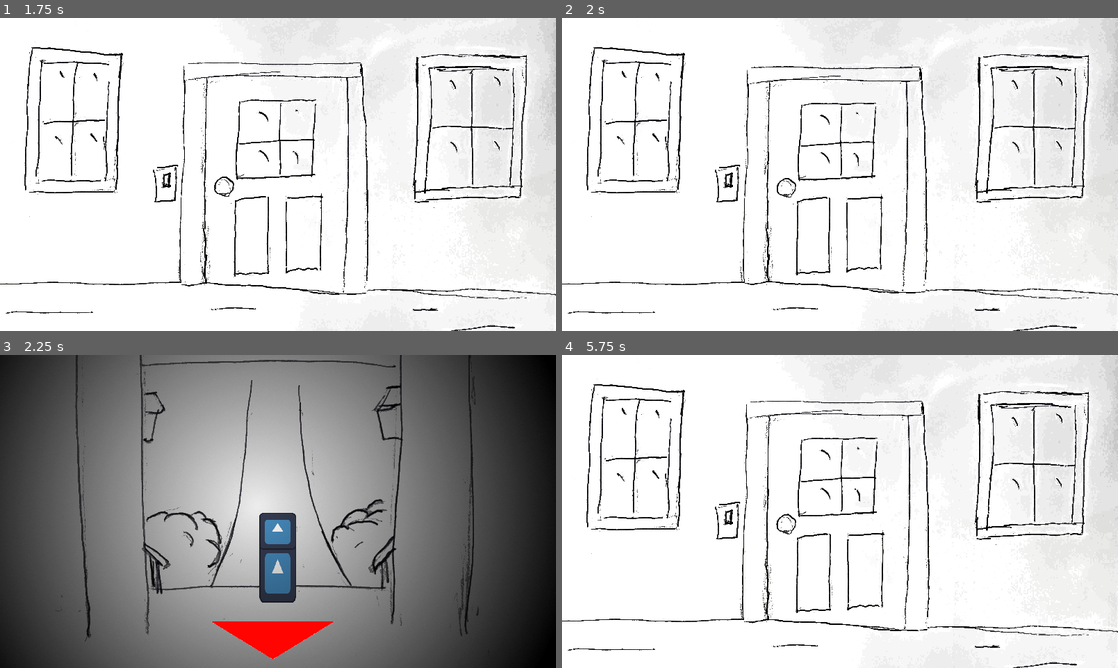
Above: before the commit, frames 1-4 (two rows, left to right).
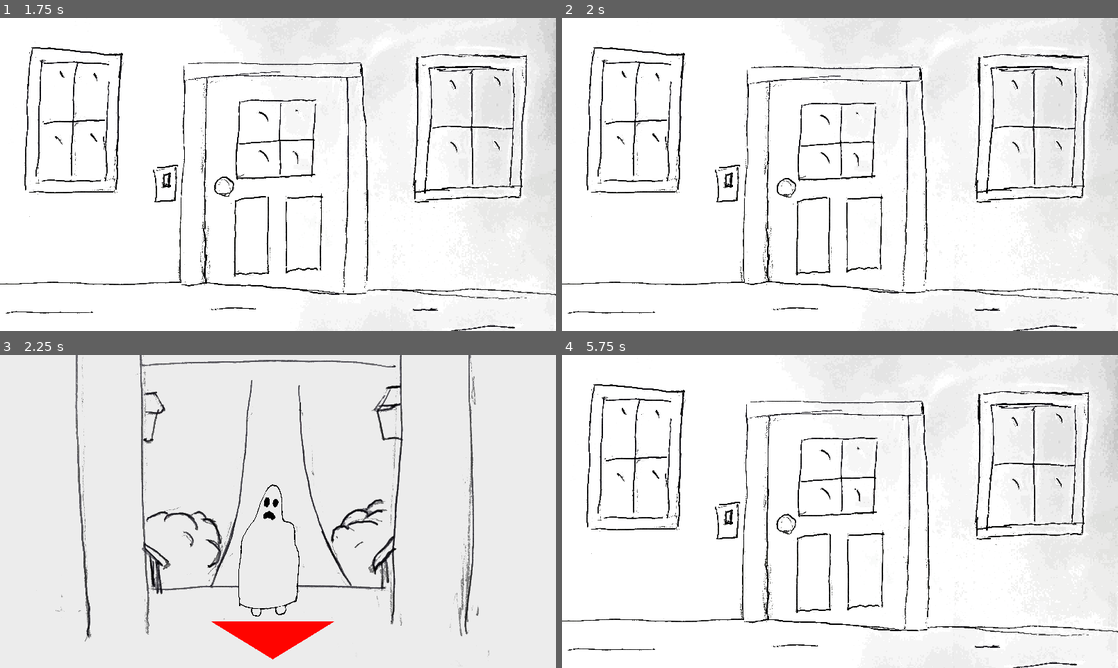
Above: after the commit, the same moments.

Repository: jaakop/TrickOrTrap
Game: Godot game, scene res://scenes/main_scene/main_scene.tscn
Two runs of this game, one before a commit and one after it. Both use one fixed random seed, a clock stepped at 60 frames per second and the inputs below. The engine's default icon, where the game draws it, is replaced by a stand-in: a white triangle on a blue panel in a dark square.
Inputs (mouse positions are in pixels of both pictures, inside the frame that each line leads up to):
- Up to frame 1 (1.75 s): click (278, 140) at 0.5 s; click (222, 187) at 1.25 s
- Up to frame 2 (2 s): no input
- Up to frame 3 (2.25 s): click (278, 477) at 2 s
- Up to frame 4 (5.75 s): tap Enter at 2.75 s; click (834, 642) at 3.5 s; click (784, 524) at 4.25 s; click (840, 477) at 5 s

Frames 1-2 are identical in both runs. In frame 3, 96% of the frame differs, in the area x 0-100%, y 0-100%; in frame 4, nothing differs.

Commit message:
Ghost sprites

Diff:
--- a/scenes/character/character_view.tscn
+++ b/scenes/character/character_view.tscn
@@ -1,12 +1,14 @@
-[gd_scene load_steps=8 format=3 uid="uid://dyj4ker85ibv5"]
+[gd_scene load_steps=10 format=3 uid="uid://dyj4ker85ibv5"]
 
 [ext_resource type="Script" path="res://scenes/character/character_view.gd" id="1_1ufy7"]
-[ext_resource type="Texture2D" uid="uid://wrh5eyy45tyi" path="res://icon.svg" id="2_xq4cj"]
-[ext_resource type="Texture2D" uid="uid://r204654hsau5" path="res://g7.png" id="3_eh4rk"]
+[ext_resource type="Texture2D" uid="uid://bkamfyb31mv1j" path="res://assets/characters/ghost/ghostHead.png" id="2_y3qv1"]
+[ext_resource type="Texture2D" uid="uid://bkjukw23lqlu" path="res://assets/characters/ghost/ghostBody.png" id="3_2r6p1"]
 [ext_resource type="Texture2D" uid="uid://dvx8eef3l0y2i" path="res://Peephole.png" id="3_fhha3"]
+[ext_resource type="Texture2D" uid="uid://ba43fgo34yk6h" path="res://assets/characters/ghost/ghostHeadBad.png" id="4_g3gig"]
 [ext_resource type="Texture2D" uid="uid://b0id4fn2s3qux" path="res://assets/sprites/porchBW.png" id="4_suyo0"]
 [ext_resource type="Texture2D" uid="uid://eufldexus7oa" path="res://arrow.png" id="4_xahix"]
 [ext_resource type="Script" path="res://scenes/character/BackButton.gd" id="5_56ek1"]
+[ext_resource type="Texture2D" uid="uid://wjxkhb6ijwya" path="res://assets/characters/ghost/ghostBodyBad.png" id="5_jemte"]
 
 [node name="CharacterView" type="Control"]
 layout_mode = 3
@@ -16,10 +18,10 @@
 grow_horizontal = 2
 grow_vertical = 2
 script = ExtResource("1_1ufy7")
-heads = Array[Texture2D]([ExtResource("2_xq4cj")])
-bodies = Array[Texture2D]([ExtResource("2_xq4cj")])
-evilHeads = Array[Texture2D]([ExtResource("3_eh4rk")])
-evilBodies = Array[Texture2D]([ExtResource("3_eh4rk")])
+heads = Array[Texture2D]([ExtResource("2_y3qv1")])
+bodies = Array[Texture2D]([ExtResource("3_2r6p1")])
+evilHeads = Array[Texture2D]([ExtResource("4_g3gig")])
+evilBodies = Array[Texture2D]([ExtResource("5_jemte")])
 
 [node name="Background" type="TextureRect" parent="."]
 layout_mode = 0
@@ -31,18 +33,20 @@
 expand_mode = 1
 
 [node name="Character" type="Node2D" parent="."]
-position = Vector2(959, 710)
+position = Vector2(923, 680)
+
+[node name="Body" type="Sprite2D" parent="Character"]
+position = Vector2(1, 14)
+scale = Vector2(0.135125, 0.135125)
+texture = ExtResource("3_2r6p1")
 
 [node name="Head" type="Sprite2D" parent="Character"]
-position = Vector2(0, 40.5)
-scale = Vector2(1, 1.63281)
-texture = ExtResource("3_eh4rk")
-
-[node name="Body" type="Sprite2D" parent="Character"]
-position = Vector2(0, -102)
-texture = ExtResource("3_eh4rk")
+position = Vector2(0.5, 78)
+scale = Vector2(0.1385, 0.204101)
+texture = ExtResource("2_y3qv1")
 
 [node name="Overlay" type="TextureRect" parent="."]
+visible = false
 layout_mode = 0
 offset_left = -8.0
 offset_top = -2.0
Binary file added: assets/characters/ghost/ghostBody.png
Not shown, added: assets/characters/ghost/ghostBody.png.import
Binary file added: assets/characters/ghost/ghostBodyBad.png
Not shown, added: assets/characters/ghost/ghostBodyBad.png.import
Binary file added: assets/characters/ghost/ghostHead.png
Not shown, added: assets/characters/ghost/ghostHead.png.import
Binary file added: assets/characters/ghost/ghostHeadBad.png
Not shown, added: assets/characters/ghost/ghostHeadBad.png.import
